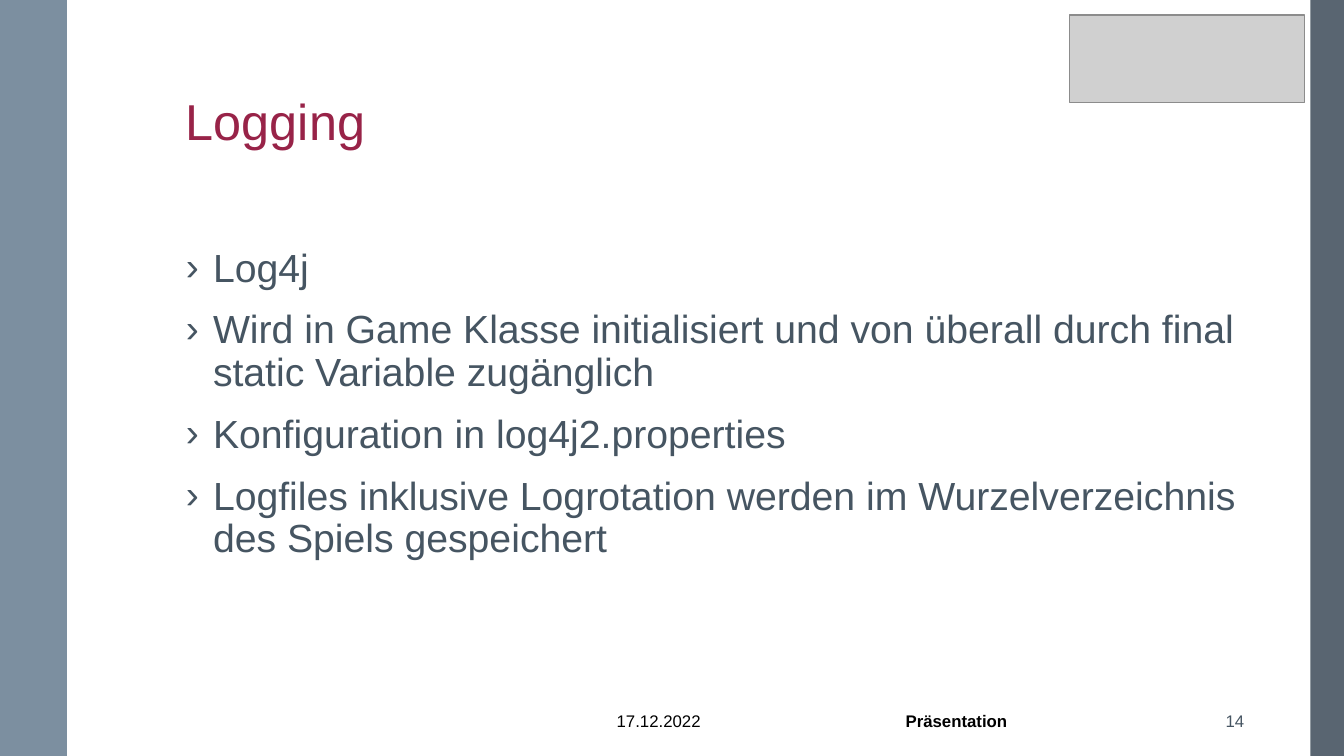
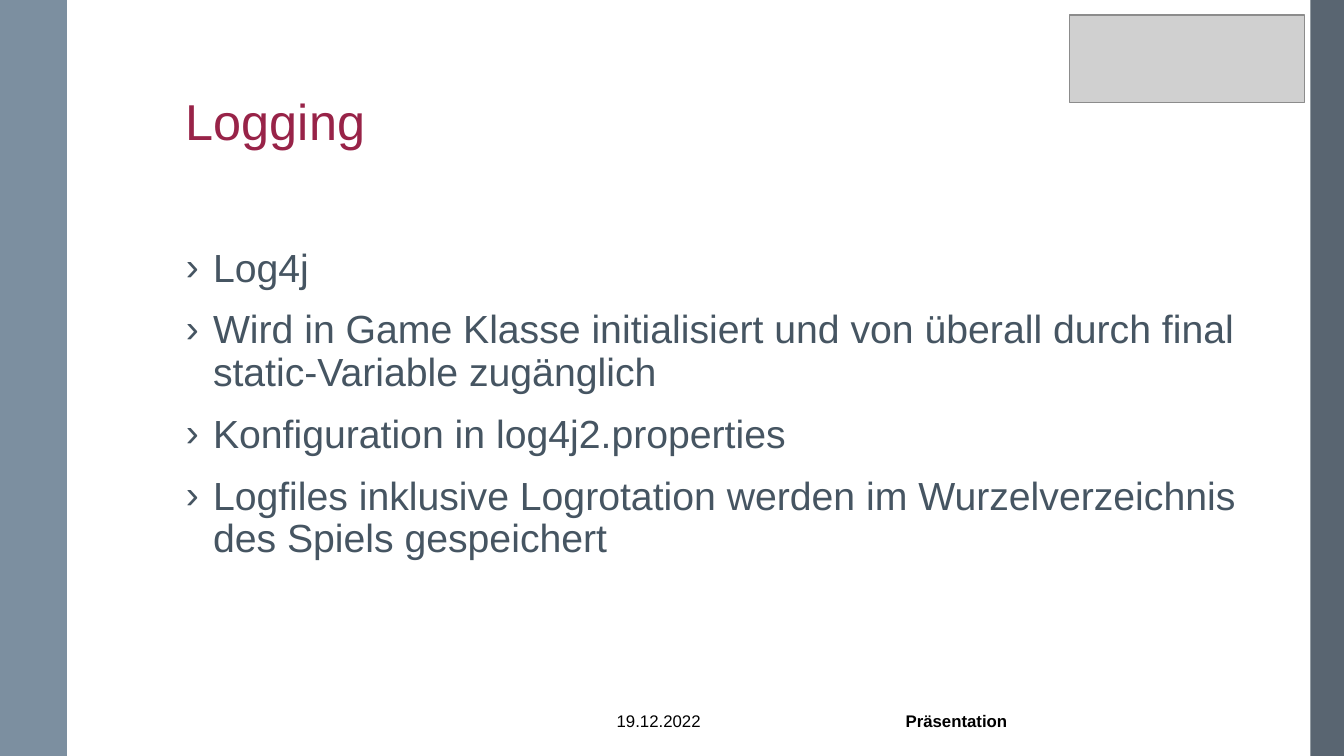
Before and after one commit to MightyModerator/donttouchthewall, a slide deck: slide 14 of documents/Präsentation-G2.pptx. Drawn at 1344x756 pixels with LibreOffice and Linux fonts; fonts in the diff are those of the drawing; grey boxes stand for pictures; background and template pictures are left out. Boxes give left, top, right and bottom in pixels: in the first picture for what was removed or moved away, otherwise in the second. Text is boxed around its words. In the diff, an @@ line names an element or a change of style, - is before the commit and + after.

```diff
--- a/documents/Präsentation-G2.pptx
+++ b/documents/Präsentation-G2.pptx
@@ text at [213, 314, 1234, 394]: text changed @@
-› Wird in Game Klasse initialisiert und von überall durch final static Variable zugänglich
+› Wird in Game Klasse initialisiert und von überall durch final static-Variable zugänglich
@@ text at [617, 715, 701, 727]: text changed @@
-17.12.2022
+19.12.2022
@@ page number removed at [1226, 715, 1245, 727] @@
-14
```
Also in this commit, not shown: 14 other slides changed, 3 slides added, 3 slides removed, 16 other files.
